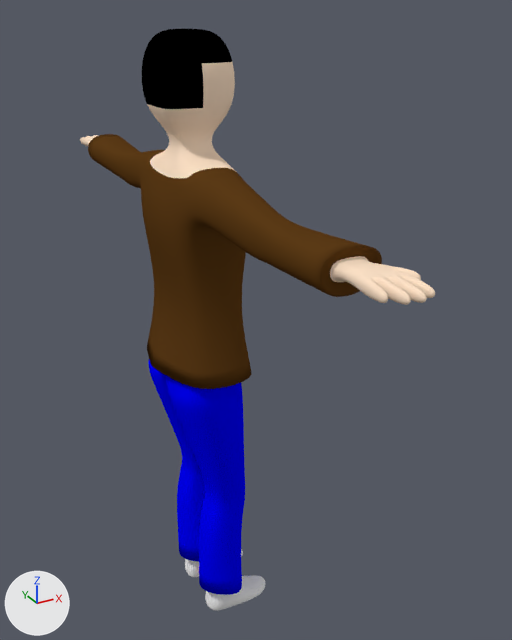
One commit to the Blender file mesh/人間/人間.blend: the scene before it, then after it.
One viewpoint serves both versions: a 50 mm lens placed at (-766.0, -1752.0, 687.0), pointed at (176.0, -39.0, -169.0). Arrows for +X, +Y and +Z are at lower left; the lights stay in place.

Names of what the first picture shows: 'human.001'.
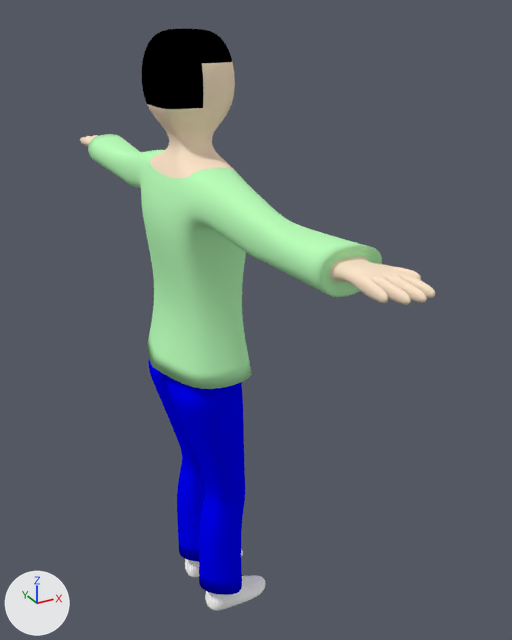
Where the change shows, as pixel boxes (x1, y1, x2, y2) in the pictures (512 x 640 px):
'human.001', recoloured (brown to green): (85, 86, 385, 611) in both

The change in detail:
Material 'tops' (mat_tops) changes colour from brown #5c3b17 to green #bcffbc; in linear values from (0.107, 0.0434, 0.00866) to (0.5, 1.0, 0.5).
